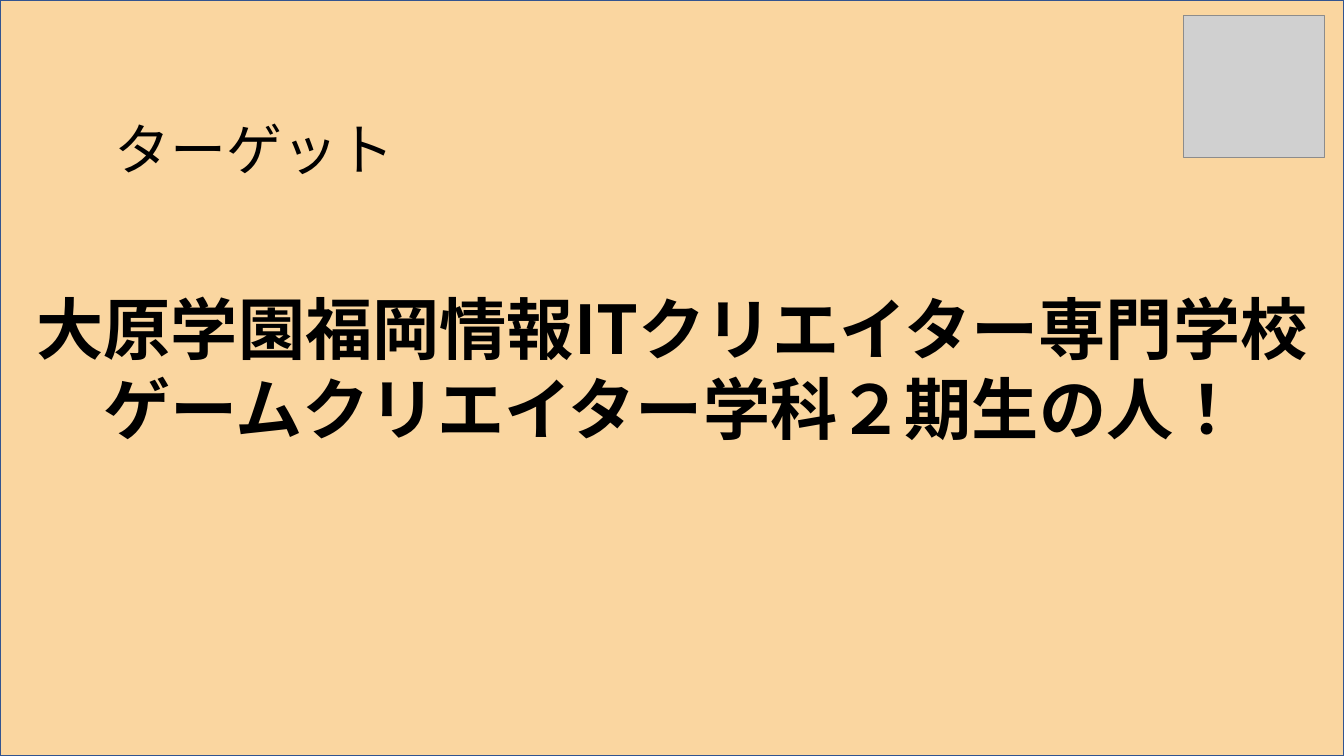
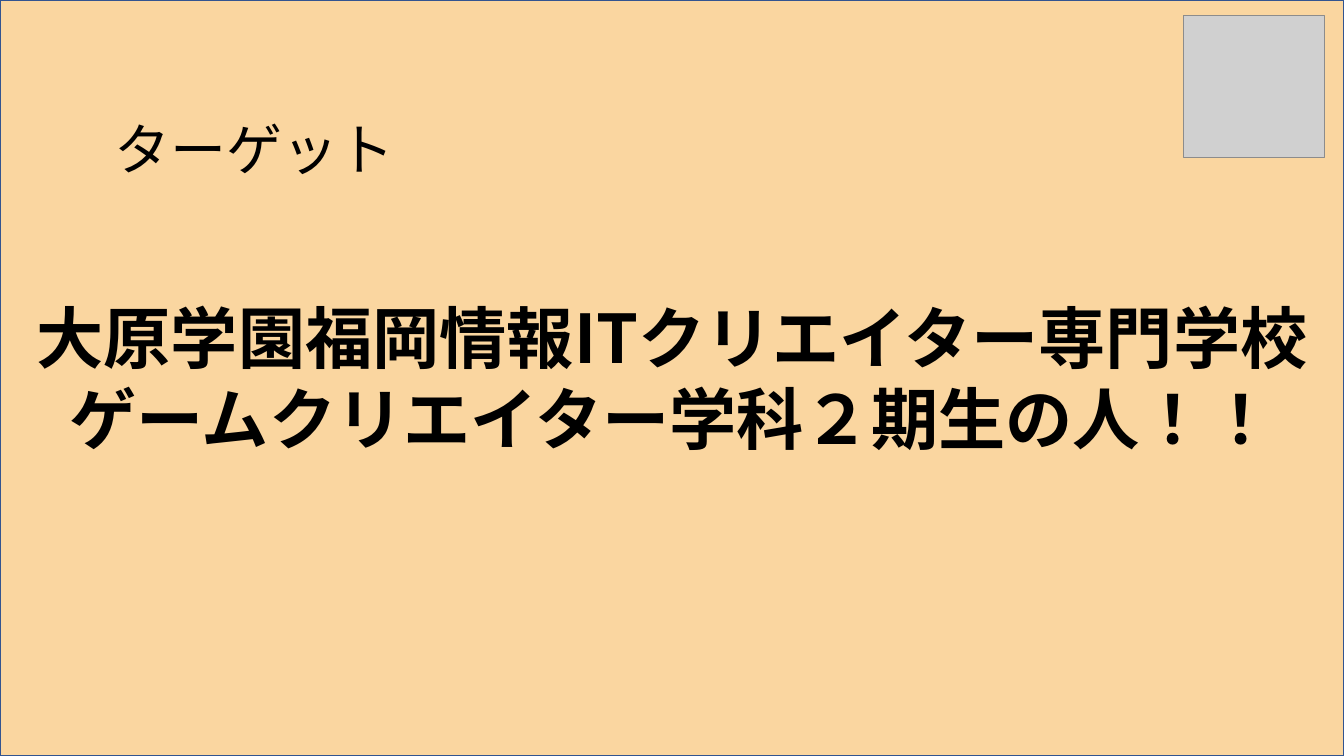
Before and after one commit to itasi29/MyGames, a slide deck: slide 2 of 企画.pptx. Drawn at 1344x756 pixels with LibreOffice and Linux fonts; fonts in the diff are those of the drawing; grey boxes stand for pictures. Boxes give left, top, right and bottom in pixels: in the first picture for what was removed or moved away, otherwise in the second. Text is boxed around its words. In the diff, an @@ line names an element or a change of style, - is before the commit and + after.

```diff
--- a/企画.pptx
+++ b/企画.pptx
@@ text at <box>36,305,1307,369</box>: text changed @@
-大原学園福岡情報ITクリエイター専門学校ゲームクリエイター学科２期生の人！
+大原学園福岡情報ITクリエイター専門学校ゲームクリエイター学科２期生の人！！
```
Also in this commit, not shown: 2 other slides changed, 1 other file.
